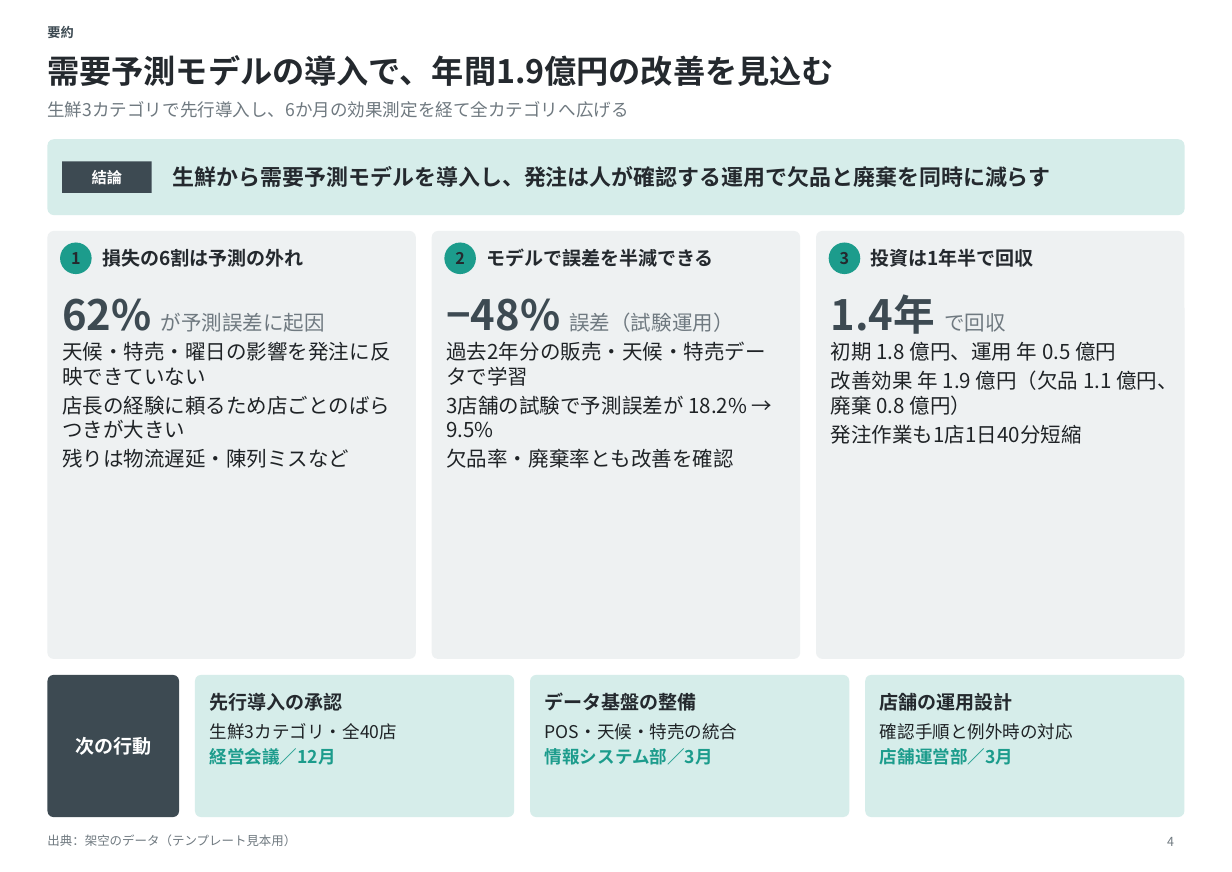
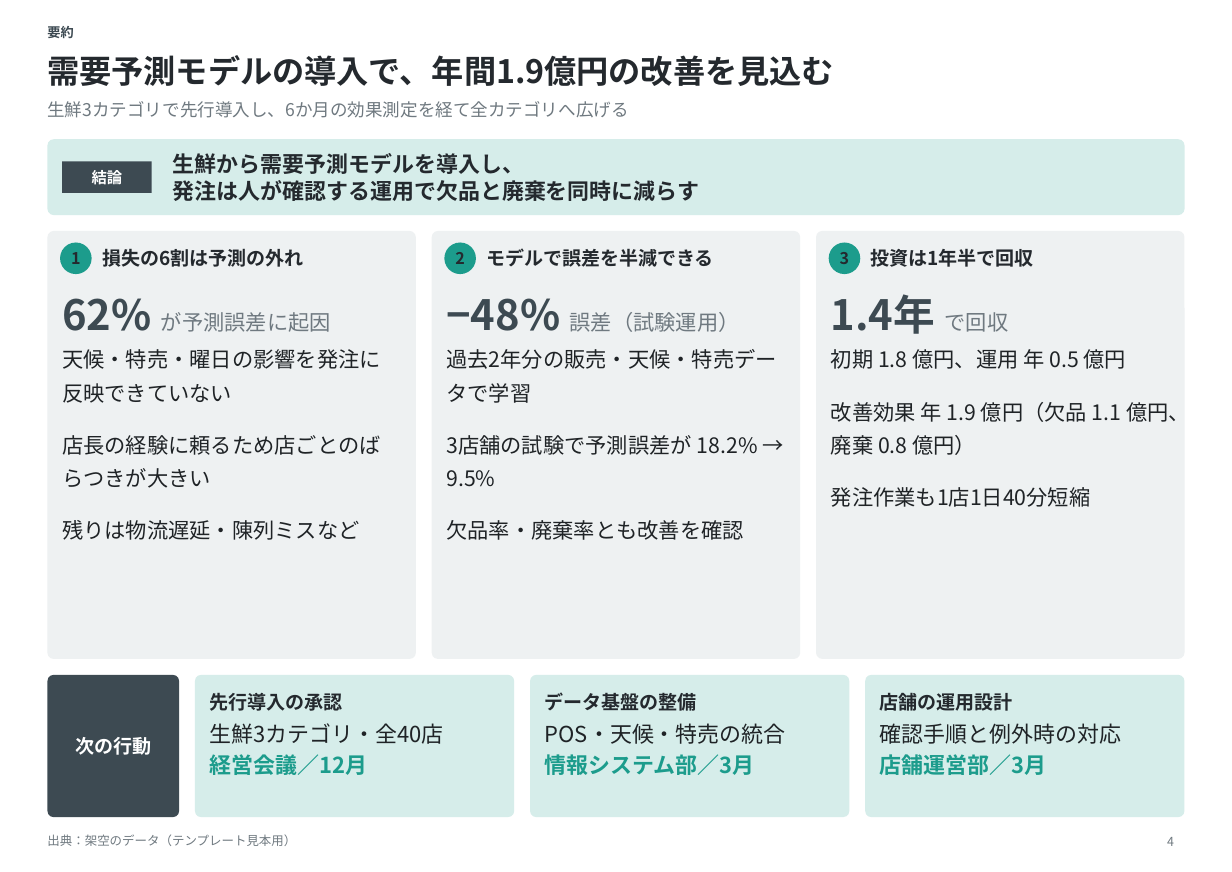
Before and after one commit to sibyl2501/claude_pptx_making, a slide deck: slide 4 of dist/catalog.pptx. Drawn at 1232x872 pixels with LibreOffice and Linux fonts; fonts in the diff are those of the drawing. Boxes give left, top, right and bottom in pixels: in the first picture for what was removed or moved away, otherwise in the second. Text is boxed around its words. In the diff, an @@ line names an element or a change of style, - is before the commit and + after.

```diff
--- a/dist/catalog.pptx
+++ b/dist/catalog.pptx
@@ text at (173,153,699,201): text changed @@
-生鮮から需要予測モデルを導入し、発注は人が確認する運用で欠品と廃棄を同時に減らす
+生鮮から需要予測モデルを導入し、
+発注は人が確認する運用で欠品と廃棄を同時に減らす
@@ text "62% が予測誤差に起因" at (62,298,331,332): size 14 to 14.5 pt in "が予測誤差に起因" @@
@@ text "−48% 誤差（試験運用）" at (446,298,740,332): size 14 to 14.5 pt in "誤差（試験運用）" @@
@@ text "1.4年 で回収" at (831,294,1009,334): size 14 to 14.5 pt in "で回収" @@
@@ size 14 to 14.5 pt; indent changed; line spacing 1 to 1.3; more space between paragraphs in 3 elements at (62,349,381,540), (446,349,777,540), (831,349,1190,507) @@
@@ size 12 to 15 pt in 3 elements at (210,723,444,775), (545,723,786,775), (880,723,1121,775) @@
```
Also in this commit, not shown: 20 other slides changed, 25 other files.
